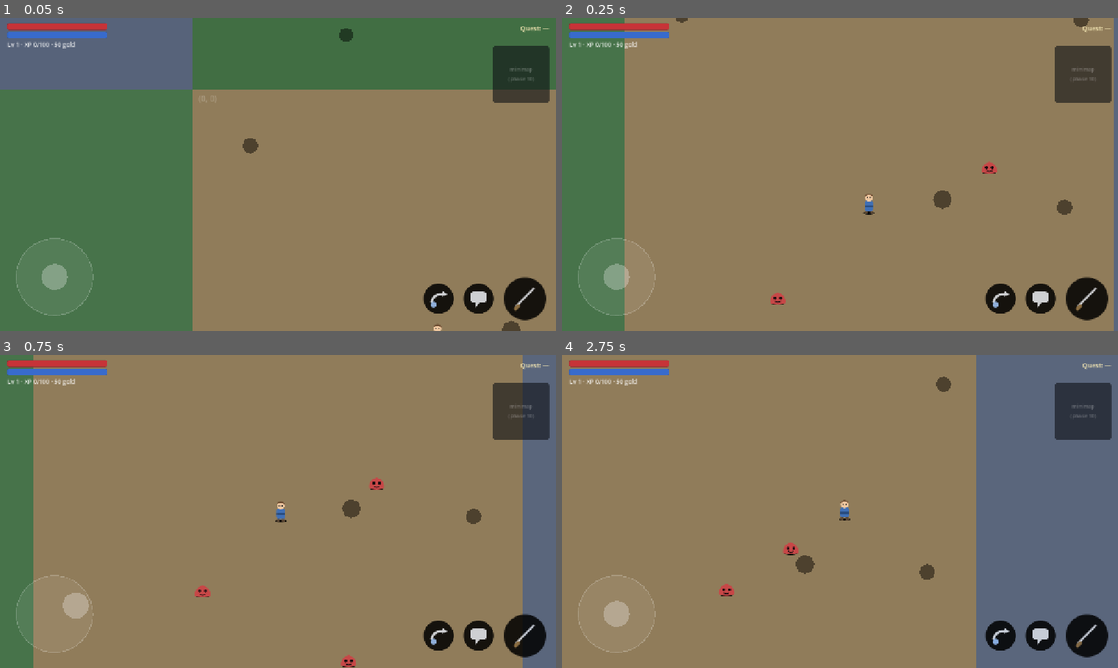
Above: before the commit, frames 1-4 (two rows, left to right).
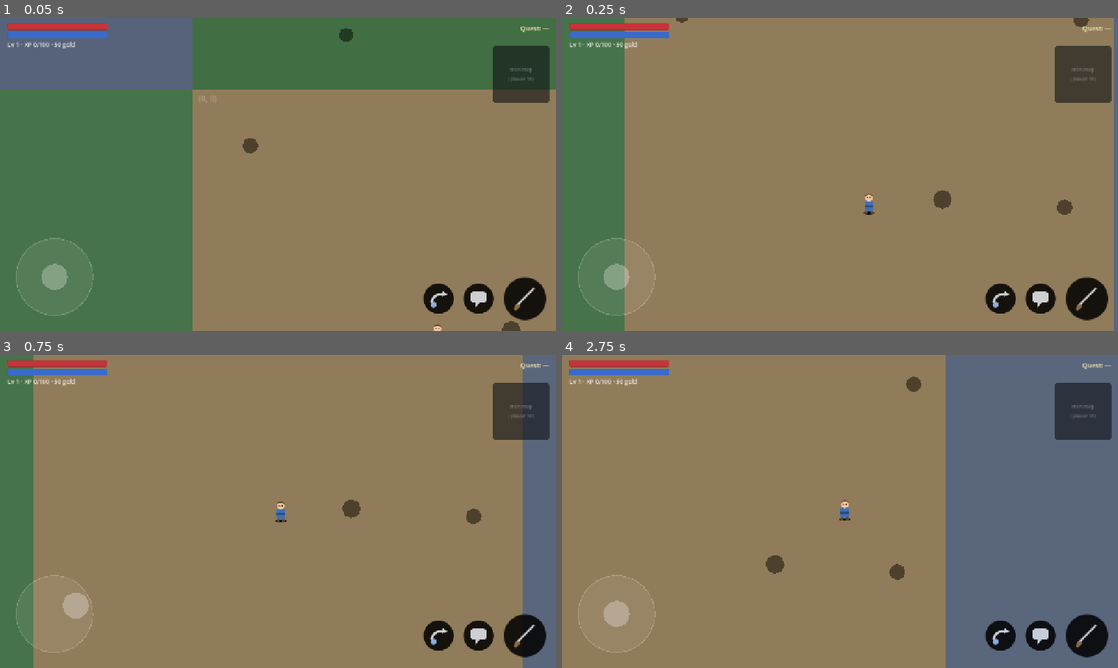
Above: after the commit, the same moments.

Repository: amirrezahadipoor/openworldRpg
Game: Godot game, scene res://scenes/main.tscn
The game is run twice, just before and just after one commit, with the same random seed, the same clock (stepped at 60 frames per second) and the same inputs.
Inputs (mouse positions are in pixels of both pictures, inside the frame that each line leads up to):
- Up to frame 1 (0.05 s): no input
- Up to frame 2 (0.25 s): no input
- Up to frame 3 (0.75 s): drag from (55, 614) to (300, 514) at 0.52 s
- Up to frame 4 (2.75 s): drag from (728, 527) to (856, 505) at 1.27 s; click (1001, 636) at 2.02 s

Frame 1 is identical in both runs. In frame 2, 0.2% of the frame differs, in the area x 37-79%, y 45-92%; in frame 3, 0.3%; in frame 4, 6.4%, in the area x 28-75%, y 0-100%.

Commit message:
feat: data-driven enemy archetypes + pooled projectiles + loot + respawn
- data/enemies.json: 4 archetypes (melee grunt/scout/emberling, ranged
  shaman) with per-archetype stats + drop tables; enemies configure via
  Enemy.setup_archetype() — adding an enemy is a data edit, not code
- Ranged behavior: pooled projectiles (PoolManager prewarms 16)
- ObjectPool reused by EnemySpawner: deaths recycle nodes, each slot
  respawns after 40s
- Loot: gold/item Pickup nodes with bob + player magnet; collected into
  GameState (gold) / inventory (items) with floating text + SFX hook
- ChunkStreamer populates chunks by biome tier (power_scale 1.0/1.6/2.4);
  spawn chunk stays enemy-free
- ItemsDB + EnemyDB autoloads; renamed get_name->item_name (Node clash)
- DECISIONS #15, #16; roadmap Phase 5/6 items ticked

Diff:
--- /dev/null
+++ b/assets/placeholder/gold.svg
@@ -0,0 +1,4 @@
+<svg xmlns="http://www.w3.org/2000/svg" width="16" height="16" viewBox="0 0 16 16">
+  <circle cx="8" cy="8" r="7" fill="#f2c94c" stroke="#b8860b" stroke-width="1.5"/>
+  <circle cx="8" cy="8" r="4" fill="none" stroke="#b8860b" stroke-width="1.2"/>
+</svg>
--- /dev/null
+++ b/assets/placeholder/item_drop.svg
@@ -0,0 +1,4 @@
+<svg xmlns="http://www.w3.org/2000/svg" width="16" height="16" viewBox="0 0 16 16">
+  <path d="M8 1 L14 6 L11.5 15 L4.5 15 L2 6 Z" fill="#8fb7ef" stroke="#33527a" stroke-width="1.2"/>
+  <path d="M8 1 L8 15 M2 6 L14 6" stroke="#33527a" stroke-width="0.8" opacity="0.6"/>
+</svg>
--- /dev/null
+++ b/assets/placeholder/proj.svg
@@ -0,0 +1,4 @@
+<svg xmlns="http://www.w3.org/2000/svg" width="16" height="16" viewBox="0 0 16 16">
+  <ellipse cx="8" cy="8" rx="7" ry="4.5" fill="#ffffff"/>
+  <ellipse cx="9.5" cy="8" rx="3.5" ry="2.2" fill="#ffffff" opacity="0.6"/>
+</svg>
--- /dev/null
+++ b/data/enemies.json
@@ -0,0 +1,59 @@
+{
+  "_comment": "Enemy archetype database (data-driven, not hardcoded). behavior: melee | ranged. drops.gold = [min,max], drops.items = [ [item_id, chance], ... ].",
+  "archetypes": {
+    "grunt": {
+      "display_name": "Slime Grunt",
+      "max_hp": 30.0,
+      "move_speed": 95.0,
+      "contact_damage": 8.0,
+      "chase_radius": 300.0,
+      "attack_radius": 56.0,
+      "attack_cooldown": 1.2,
+      "xp_reward": 18,
+      "body_color": [0.78, 0.28, 0.28],
+      "behavior": "melee",
+      "drops": { "gold": [2, 6], "items": [["health_potion", 0.35]] }
+    },
+    "scout": {
+      "display_name": "Barrens Scout",
+      "max_hp": 20.0,
+      "move_speed": 180.0,
+      "contact_damage": 6.0,
+      "chase_radius": 380.0,
+      "attack_radius": 48.0,
+      "attack_cooldown": 0.9,
+      "xp_reward": 22,
+      "body_color": [0.85, 0.62, 0.2],
+      "behavior": "melee",
+      "drops": { "gold": [3, 8], "items": [["mana_potion", 0.3]] }
+    },
+    "shaman": {
+      "display_name": "Frost Shaman",
+      "max_hp": 26.0,
+      "move_speed": 82.0,
+      "contact_damage": 5.0,
+      "chase_radius": 420.0,
+      "attack_radius": 320.0,
+      "attack_cooldown": 2.0,
+      "xp_reward": 30,
+      "body_color": [0.35, 0.62, 0.85],
+      "behavior": "ranged",
+      "projectile_damage": 10.0,
+      "projectile_speed": 240.0,
+      "drops": { "gold": [4, 10], "items": [["mana_potion", 0.5]] }
+    },
+    "emberling": {
+      "display_name": "Emberling",
+      "max_hp": 14.0,
+      "move_speed": 220.0,
+      "contact_damage": 4.0,
+      "chase_radius": 360.0,
+      "attack_radius": 40.0,
+      "attack_cooldown": 0.7,
+      "xp_reward": 14,
+      "body_color": [0.95, 0.45, 0.2],
+      "behavior": "melee",
+      "drops": { "gold": [1, 4], "items": [["health_potion", 0.2]] }
+    }
+  }
+}
--- a/project.godot
+++ b/project.godot
@@ -16,7 +16,10 @@
 [autoload]
 
 EventBus="*res://scripts/autoload/event_bus.gd"
+ItemsDB="*res://scripts/autoload/items_db.gd"
+EnemyDB="*res://scripts/autoload/enemy_db.gd"
 GameState="*res://scripts/autoload/game_state.gd"
+PoolManager="*res://scripts/autoload/pool_manager.gd"
 SaveSystem="*res://scripts/autoload/save_system.gd"
 AudioManager="*res://scripts/autoload/audio_manager.gd"
 
--- /dev/null
+++ b/scenes/combat/projectile.tscn
@@ -0,0 +1,20 @@
+[gd_scene load_steps=4 format=3]
+
+[ext_resource type="Script" path="res://scripts/combat/projectile.gd" id="1_proj"]
+[ext_resource type="Texture2D" path="res://assets/placeholder/proj.svg" id="2_tex"]
+
+[sub_resource type="CircleShape2D" id="CircleShape2D_proj"]
+radius = 7.0
+
+[node name="Projectile" type="Area2D"]
+collision_layer = 0
+collision_mask = 1
+script = ExtResource("1_proj")
+
+[node name="Sprite" type="Sprite2D" parent="."]
+texture = ExtResource("2_tex")
+
+[node name="Shape" type="CollisionShape2D" parent="."]
+shape = SubResource("CircleShape2D_proj")
+
+[connection signal="body_entered" from="." to="." method="_on_body_entered"]
--- /dev/null
+++ b/scenes/world/pickup.tscn
@@ -0,0 +1,20 @@
+[gd_scene load_steps=4 format=3]
+
+[ext_resource type="Script" path="res://scripts/world/pickup.gd" id="1_pickup"]
+[ext_resource type="Texture2D" path="res://assets/placeholder/gold.svg" id="2_tex"]
+
+[sub_resource type="CircleShape2D" id="CircleShape2D_pickup"]
+radius = 16.0
+
+[node name="Pickup" type="Area2D"]
+collision_layer = 0
+collision_mask = 1
+script = ExtResource("1_pickup")
+
+[node name="Sprite" type="Sprite2D" parent="."]
+texture = ExtResource("2_tex")
+
+[node name="Shape" type="CollisionShape2D" parent="."]
+shape = SubResource("CircleShape2D_pickup")
+
+[connection signal="body_entered" from="." to="." method="_on_body_entered"]
--- /dev/null
+++ b/scripts/autoload/enemy_db.gd
@@ -0,0 +1,35 @@
+extends Node
+## EnemyDB — loads data/enemies.json; archetype lookup for spawners/enemies.
+
+var archetypes: Dictionary = {}
+
+
+func _ready() -> void:
+	var path := "res://data/enemies.json"
+	if not FileAccess.file_exists(path):
+		push_error("EnemyDB: data/enemies.json missing")
+		return
+	var f := FileAccess.open(path, FileAccess.READ)
+	var parsed: Variant = JSON.parse_string(f.get_as_text())
+	f.close()
+	if typeof(parsed) == TYPE_DICTIONARY:
+		archetypes = (parsed as Dictionary).get("archetypes", {})
+
+
+func get_archetype(id: String) -> Dictionary:
+	return archetypes.get(id, {})
+
+
+func roll_drops(id: String) -> Dictionary:
+	## Returns {"gold": int, "items": [item_id, ...]} rolled from drop tables.
+	var cfg: Dictionary = get_archetype(id)
+	var drops: Dictionary = cfg.get("drops", {})
+	var out := {"gold": 0, "items": []}
+	var gold_range: Array = drops.get("gold", [0, 0])
+	if gold_range.size() == 2:
+		out["gold"] = randi_range(int(gold_range[0]), int(gold_range[1]))
+	for entry in drops.get("items", []):
+		if entry is Array and entry.size() == 2:
+			if randf() < float(entry[1]):
+				(out["items"] as Array).append(entry[0])
+	return out
--- /dev/null
+++ b/scripts/autoload/items_db.gd
@@ -0,0 +1,45 @@
+extends Node
+## ItemsDB — loads data/items.json once; single source of truth for every
+## system that touches items (inventory, loot, shop, equipment).
+
+var items: Dictionary = {}
+
+
+func _ready() -> void:
+	var path := "res://data/items.json"
+	if not FileAccess.file_exists(path):
+		push_error("ItemsDB: data/items.json missing")
+		return
+	var f := FileAccess.open(path, FileAccess.READ)
+	var parsed: Variant = JSON.parse_string(f.get_as_text())
+	f.close()
+	if typeof(parsed) == TYPE_DICTIONARY:
+		items = (parsed as Dictionary).get("items", {})
+
+
+func get_item(id: String) -> Dictionary:
+	return items.get(id, {})
+
+
+func item_name(id: String) -> String:
+	return String(get_item(id).get("name", id))
+
+
+func get_type(id: String) -> String:
+	return String(get_item(id).get("type", ""))
+
+
+func get_slot(id: String) -> String:
+	return String(get_item(id).get("slot", ""))
+
+
+func stack_size(id: String) -> int:
+	return int(get_item(id).get("stack", 1))
+
+
+func get_value(id: String) -> int:
+	return int(get_item(id).get("value", 0))
+
+
+func get_desc(id: String) -> String:
+	return String(get_item(id).get("desc", ""))
--- /dev/null
+++ b/scripts/autoload/pool_manager.gd
@@ -0,0 +1,23 @@
+extends Node
+## PoolManager — shared pools for high-frequency objects (projectiles).
+
+const PROJECTILE_SCENE := "res://scenes/combat/projectile.tscn"
+const PROJECTILE_PREWARM := 16
+
+var _projectiles: ObjectPool
+
+
+func _ready() -> void:
+	var holder := Node2D.new()
+	holder.name = "Projectiles"
+	add_child(holder)
+	_projectiles = ObjectPool.new(load(PROJECTILE_SCENE), holder, PROJECTILE_PREWARM)
+
+
+func spawn_projectile(pos: Vector2, dir: Vector2, damage: float, speed: float, color: Color) -> void:
+	var p: Projectile = _projectiles.acquire()
+	p.launch(pos, dir, damage, speed, color)
+
+
+func release_projectile(p: Projectile) -> void:
+	_projectiles.release(p)
--- /dev/null
+++ b/scripts/combat/projectile.gd
@@ -0,0 +1,42 @@
+class_name Projectile
+extends Area2D
+## Enemy projectile. Pooled via PoolManager — never queue_free() directly.
+
+var velocity := Vector2.ZERO
+var damage := 8.0
+var lifetime := 0.0
+
+const MAX_LIFETIME := 3.5
+
+
+func launch(pos: Vector2, dir: Vector2, dmg: float, speed: float, color: Color) -> void:
+	global_position = pos
+	velocity = dir.normalized() * speed
+	damage = dmg
+	lifetime = MAX_LIFETIME
+	rotation = velocity.angle()
+	$Sprite.modulate = color
+	monitoring = true
+
+
+func _physics_process(delta: float) -> void:
+	lifetime -= delta
+	if lifetime <= 0.0:
+		PoolManager.release_projectile(self)
+		return
+	global_position += velocity * delta
+
+
+func _on_body_entered(body: Node2D) -> void:
+	if body.is_in_group("player") and body.has_method("take_hit"):
+		body.take_hit(damage, velocity.normalized())
+		PoolManager.release_projectile(self)
+
+
+func on_pool_acquire() -> void:
+	monitoring = true
+
+
+func on_pool_release() -> void:
+	monitoring = false
+	velocity = Vector2.ZERO
--- a/scripts/enemies/enemy.gd
+++ b/scripts/enemies/enemy.gd
@@ -1,28 +1,39 @@
 class_name Enemy
 extends CharacterBody2D
-## Base enemy: full FSM (idle / patrol / chase / attack / flee), telegraphed
-## attacks, hurtbox in group "hurtbox" (hit by the player's attack area),
-## XP reward + EventBus notifications on hurt/death.
+## Enemy — data-driven from data/enemies.json archetypes (EnemyDB).
+## FSM: idle / patrol / chase / attack / flee. Telegraphed attacks (gold
+## pulse wind-up). melee = contact lunge; ranged = pooled projectile.
+## On death: XP + loot drops (gold/items), then recycled into the spawner's
+## ObjectPool (no queue_free) for respawn reuse.
 
 enum State { IDLE, PATROL, CHASE, ATTACK, FLEE, DEAD }
 
-@export var max_hp := 30.0
-@export var move_speed := 95.0
-@export var contact_damage := 8.0
-@export var chase_radius := 300.0
-@export var attack_radius := 56.0
-@export var xp_reward := 18
-@export var body_color := Color(0.78, 0.28, 0.28)
+signal recycled(enemy: Enemy)
 
 const TELEGRAPH_TIME := 0.45
 const FLEE_TIME := 1.6
 const FLEE_THRESHOLD := 0.25
 
-var hp: float
+var archetype := "grunt"
+
+var hp := 30.0
+var max_hp := 30.0
+var move_speed := 95.0
+var contact_damage := 8.0
+var chase_radius := 300.0
+var attack_radius := 56.0
+var attack_cooldown := 1.2
+var xp_reward := 18
+var behavior := "melee"
+var projectile_damage := 0.0
+var projectile_speed := 240.0
+var body_color := Color(0.78, 0.28, 0.28)
+
 var state: State = State.IDLE
 
 var _player: Player
 var _state_time := 0.0
+var _attack_cd := 0.0
 var _patrol_target := Vector2.ZERO
 var _origin := Vector2.ZERO
 
@@ -30,9 +41,6 @@
 
 
 func _ready() -> void:
-	hp = max_hp
-	_origin = global_position
-	sprite.modulate = body_color
 	add_to_group("enemies")
 
 
@@ -40,6 +48,7 @@
 	if state == State.DEAD:
 		return
 	_state_time += delta
+	_attack_cd = maxf(_attack_cd - delta, 0.0)
 	_player = _find_player()
 
 	var to_player := (_player.global_position - global_position) if _player else Vector2.ZERO
@@ -66,23 +75,33 @@
 		State.CHASE:
 			if _player == null:
 				_change_state(State.IDLE)
-			elif dist < attack_radius:
+			elif dist < attack_radius and _attack_cd <= 0.0:
 				_change_state(State.ATTACK)
 			elif dist > chase_radius * 1.6:
 				_change_state(State.IDLE)
 			else:
-				velocity = velocity.move_toward(to_player.normalized() * move_speed, 700.0 * delta)
+				var desired := move_speed
+				if behavior == "ranged" and dist < attack_radius * 0.5:
+					desired = -move_speed * 0.7  # keep distance while casting
+				velocity = velocity.move_toward(to_player.normalized() * desired, 700.0 * delta)
 
 		State.ATTACK:
 			velocity = velocity.move_toward(Vector2.ZERO, 900.0 * delta)
-			# Telegraph: pulse red while winding up so the player can dodge.
 			var pulse := 0.5 + 0.5 * sin(_state_time * 24.0)
 			sprite.modulate = body_color.lerp(Color(1.0, 0.85, 0.2), pulse)
 			if _state_time >= TELEGRAPH_TIME:
 				sprite.modulate = body_color
-				if _player and dist < attack_radius + 18.0:
-					_player.take_hit(contact_damage, to_player.normalized())
-				_change_state(State.IDLE)
+				_attack_cd = attack_cooldown
+				if _player:
+					if behavior == "ranged":
+						PoolManager.spawn_projectile(
+							global_position, to_player.normalized(),
+							projectile_damage, projectile_speed, body_color.lightened(0.2)
+						)
+						AudioManager.play_sfx("enemy_cast")
+					elif dist < attack_radius + 18.0:
+						_player.take_hit(contact_damage, to_player.normalized())
+				_change_state(State.CHASE)
 
 		State.FLEE:
 			if _player:
@@ -93,6 +112,41 @@
 	move_and_slide()
 
 
+func setup_archetype(id: String, power_scale: float = 1.0) -> void:
+	## (Re)configure from EnemyDB — used on spawn AND on pool reuse.
+	archetype = id
+	var cfg := EnemyDB.get_archetype(id)
+	if cfg.is_empty():
+		push_error("Enemy: unknown archetype '%s'" % id)
+	max_hp = float(cfg.get("max_hp", 30.0)) * power_scale
+	move_speed = float(cfg.get("move_speed", 95.0))
+	contact_damage = float(cfg.get("contact_damage", 8.0)) * power_scale
+	chase_radius = float(cfg.get("chase_radius", 300.0))
+	attack_radius = float(cfg.get("attack_radius", 56.0))
+	attack_cooldown = float(cfg.get("attack_cooldown", 1.2))
+	xp_reward = int(int(cfg.get("xp_reward", 18)) * power_scale)
+	behavior = String(cfg.get("behavior", "melee"))
+	projectile_damage = float(cfg.get("projectile_damage", 0.0)) * power_scale
+	projectile_speed = float(cfg.get("projectile_speed", 240.0))
+	var c: Array = cfg.get("body_color", [0.78, 0.28, 0.28])
+	body_color = Color(float(c[0]), float(c[1]), float(c[2]))
+
+	hp = max_hp
+	state = State.IDLE
+	_state_time = 0.0
+	_attack_cd = 0.0
+	velocity = Vector2.ZERO
+	_origin = global_position
+	sprite.modulate = body_color
+	modulate.a = 1.0
+	scale = Vector2.ONE
+	show()
+	set_physics_process(true)
+	for child in get_children():
+		if child is CollisionShape2D:
+			child.set_deferred("disabled", false)
+
+
 func _change_state(s: State) -> void:
 	state = s
 	_state_time = 0.0
@@ -113,7 +167,7 @@
 	if state == State.DEAD:
 		return
 	hp -= amount
-	velocity += dir * 160.0  # knockback
+	velocity += dir * 160.0
 	sprite.modulate = Color(1.5, 1.5, 1.5)
 	var tw := create_tween()
 	tw.tween_property(sprite, "modulate", body_color, 0.18)
@@ -126,13 +180,39 @@
 
 func _die() -> void:
 	_change_state(State.DEAD)
-	EventBus.enemy_died.emit(self)
-	GameState.add_xp(xp_reward)
 	set_physics_process(false)
 	for child in get_children():
 		if child is CollisionShape2D:
 			child.set_deferred("disabled", true)
+	_drop_loot()
+	EventBus.enemy_died.emit(self)
+	GameState.add_xp(xp_reward)
 	var tw := create_tween()
 	tw.tween_property(self, "scale", Vector2(0.1, 0.1), 0.3)
 	tw.parallel().tween_property(self, "modulate:a", 0.0, 0.3)
-	tw.tween_callback(queue_free)
+	tw.tween_callback(func() -> void: recycled.emit(self))
+
+
+func _drop_loot() -> void:
+	var drops := EnemyDB.roll_drops(archetype)
+	var host := get_parent()
+	if host == null:
+		return
+	var scene: PackedScene = load("res://scenes/world/pickup.tscn")
+	var gold: int = drops["gold"]
+	if gold > 0:
+		var g: Pickup = scene.instantiate()
+		host.add_child(g)
+		g.global_position = global_position + Vector2(randf_range(-12.0, 12.0), randf_range(-12.0, 12.0))
+		g.setup_gold(gold)
+	for item_id in drops["items"]:
+		var p: Pickup = scene.instantiate()
+		host.add_child(p)
+		p.global_position = global_position + Vector2(randf_range(-16.0, 16.0), randf_range(-16.0, 16.0))
+		p.setup_item(String(item_id))
+
+
+func on_pool_release() -> void:
+	state = State.DEAD
+	set_physics_process(false)
+	hide()
--- /dev/null
+++ b/scripts/enemies/enemy_spawner.gd
@@ -0,0 +1,48 @@
+class_name EnemySpawner
+extends Node2D
+## Spawns `count` enemies of one archetype around itself and respawns each
+## slot RESPAWN_TIME seconds after death, reusing pooled enemy nodes.
+
+const ENEMY_SCENE := "res://scenes/enemies/enemy.tscn"
+const RESPAWN_TIME := 40.0
+
+var archetype := "grunt"
+var count := 2
+var spread := 180.0
+var power_scale := 1.0
+
+var _pool: ObjectPool
+var _slots: Array = []
+
+
+func _ready() -> void:
+	_pool = ObjectPool.new(load(ENEMY_SCENE), self, 0)
+	var rng := RandomNumberGenerator.new()
+	rng.randomize()
+	for i in count:
+		_slots.append(Vector2(rng.randf_range(-spread, spread), rng.randf_range(-spread, spread)))
+	call_deferred("_spawn_all")
+
+
+func _spawn_all() -> void:
+	for i in _slots.size():
+		_spawn_at(i)
+
+
+func _spawn_at(slot_idx: int) -> void:
+	if not is_inside_tree():
+		return
+	var e: Enemy = _pool.acquire()
+	e.global_position = global_position + _slots[slot_idx]
+	e.setup_archetype(archetype, power_scale)
+	e.set_meta("slot", slot_idx)
+	if not e.recycled.is_connected(_on_enemy_recycled):
+		e.recycled.connect(_on_enemy_recycled)
+
+
+func _on_enemy_recycled(e: Enemy) -> void:
+	var slot := int(e.get_meta("slot", 0))
+	_pool.release(e)
+	await get_tree().create_timer(RESPAWN_TIME).timeout
+	if is_inside_tree():
+		_spawn_at(slot)
--- a/scripts/main.gd
+++ b/scripts/main.gd
@@ -13,7 +13,6 @@
 func _ready() -> void:
 	_build_world()
 	_build_player()
-	_build_enemies()
 	_build_camera()
 	_build_ui()
 
@@ -42,17 +41,6 @@
 	add_child(player)
 	player.global_position = SPAWN_POINT
 	streamer.set_target(player)
-
-
-func _build_enemies() -> void:
-	# Temporary combat sandbox around spawn until chunk spawning lands.
-	var scene: PackedScene = load("res://scenes/enemies/enemy.tscn")
-	var spots := [Vector2(780, 430), Vector2(310, 720), Vector2(660, 820)]
-	for s in spots:
-		var e: Enemy = scene.instantiate()
-		e.name = "Enemy_%s" % str(s)
-		add_child(e)
-		e.global_position = s
 
 
 func _build_camera() -> void:
--- /dev/null
+++ b/scripts/util/object_pool.gd
@@ -0,0 +1,47 @@
+class_name ObjectPool
+extends RefCounted
+## Generic scene-node pool (Roadmap Phase 5: pooling for projectiles/enemies).
+## Pooled nodes implement optional hooks:
+##   on_pool_acquire() / on_pool_release()
+
+var _scene: PackedScene
+var _parent: Node
+var _free: Array = []
+
+
+func _init(scene: PackedScene, parent: Node, prewarm: int = 0) -> void:
+	_scene = scene
+	_parent = parent
+	for i in prewarm:
+		var n: Node = _scene.instantiate()
+		_parent.add_child(n)
+		_deactivate(n)
+		_free.append(n)
+
+
+func acquire() -> Node:
+	var n: Node
+	if _free.size() > 0:
+		n = _free.pop_back()
+	else:
+		n = _scene.instantiate()
+		_parent.add_child(n)
+	n.visible = true
+	n.set_physics_process(true)
+	if n.has_method("on_pool_acquire"):
+		n.call("on_pool_acquire")
+	return n
+
+
+func release(n: Node) -> void:
+	if n == null or not is_instance_valid(n):
+		return
+	_deactivate(n)
+	_free.append(n)
+
+
+func _deactivate(n: Node) -> void:
+	n.set_physics_process(false)
+	n.visible = false
+	if n.has_method("on_pool_release"):
+		n.call("on_pool_release")
--- a/scripts/world/chunk_streamer.gd
+++ b/scripts/world/chunk_streamer.gd
@@ -99,7 +99,38 @@
 	tag.position = Vector2(12, 8)
 	tag.add_theme_color_override("font_color", Color(1, 1, 1, 0.25))
 	root.add_child(tag)
+
+	# Enemy spawners (skip the spawn chunk so the starting area is safe).
+	if key != Vector2i.ZERO:
+		_populate_enemies(root, rng, biome)
 	return root
+
+
+func _populate_enemies(root: Node2D, rng: RandomNumberGenerator, biome: int) -> void:
+	## Biome tiering: harder archetypes + power_scale the deeper you go
+	## (difficulty curve — DECISIONS.md #7).
+	var table: Array
+	var power := 1.0
+	match biome:
+		0:
+			table = ["grunt", "emberling"]
+			power = 1.0
+		1:
+			table = ["scout", "grunt"]
+			power = 1.6
+		_:
+			table = ["shaman", "scout"]
+			power = 2.4
+	for i in rng.randi_range(1, 2):
+		var spawner := EnemySpawner.new()
+		spawner.archetype = table[rng.randi_range(0, table.size() - 1)]
+		spawner.count = rng.randi_range(1, 2)
+		spawner.power_scale = power
+		spawner.position = Vector2(
+			rng.randf_range(128.0, CHUNK_SIZE - 128.0),
+			rng.randf_range(128.0, CHUNK_SIZE - 128.0)
+		)
+		root.add_child(spawner)
 
 
 func _circle_polygon(radius: float, sides: int = 8) -> PackedVector2Array:
--- /dev/null
+++ b/scripts/world/pickup.gd
@@ -0,0 +1,68 @@
+class_name Pickup
+extends Area2D
+## Loot pickup: gold or item. Bobs, magnetizes to the player when close,
+## collects on contact (gold -> GameState.add_gold, item -> inventory).
+
+enum Kind { GOLD, ITEM }
+
+var kind: Kind = Kind.GOLD
+var amount := 1
+var item_id := ""
+
+const MAGNET_RADIUS := 90.0
+const MAGNET_SPEED := 320.0
+
+var _bob_t := 0.0
+
+@onready var sprite: Sprite2D = $Sprite
+
+
+func setup_gold(value: int) -> void:
+	kind = Kind.GOLD
+	amount = value
+	_apply_texture()
+
+
+func setup_item(id: String, qty: int = 1) -> void:
+	kind = Kind.ITEM
+	item_id = id
+	amount = qty
+	_apply_texture()
+
+
+func _apply_texture() -> void:
+	if sprite == null:
+		return
+	if kind == Kind.GOLD:
+		sprite.texture = load("res://assets/placeholder/gold.svg")
+	else:
+		sprite.texture = load("res://assets/placeholder/item_drop.svg")
+
+
+func _ready() -> void:
+	_apply_texture()
+
+
+func _physics_process(delta: float) -> void:
+	_bob_t += delta
+	sprite.offset.y = sin(_bob_t * 3.0) * 3.0
+	var player: Node2D = get_tree().get_first_node_in_group("player")
+	if player == null:
+		return
+	var to_player := player.global_position - global_position
+	if to_player.length() < MAGNET_RADIUS:
+		global_position += to_player.normalized() * MAGNET_SPEED * delta
+
+
+func _on_body_entered(body: Node2D) -> void:
+	if not body.is_in_group("player"):
+		return
+	if kind == Kind.GOLD:
+		GameState.add_gold(amount)
+		DamageNumber.spawn(get_parent(), global_position + Vector2(0, -14), "%d gold" % amount, Color(1.0, 0.85, 0.3))
+	else:
+		GameState.add_item(item_id, amount)
+		EventBus.item_picked_up.emit(item_id, amount)
+		DamageNumber.spawn(get_parent(), global_position + Vector2(0, -14), "+%s" % ItemsDB.item_name(item_id), Color(0.6, 0.85, 1.0))
+	AudioManager.play_sfx("pickup")
+	queue_free()
Not shown, added: assets/placeholder/gold.svg.import
Not shown, added: assets/placeholder/item_drop.svg.import
Not shown, added: assets/placeholder/proj.svg.import
Not shown, added: scripts/autoload/enemy_db.gd.uid
Not shown, added: scripts/autoload/items_db.gd.uid
Not shown, added: scripts/autoload/pool_manager.gd.uid
Not shown, added: scripts/combat/projectile.gd.uid
Not shown, added: scripts/enemies/enemy_spawner.gd.uid
Not shown, added: scripts/util/object_pool.gd.uid
Not shown, added: scripts/world/pickup.gd.uid
Not shown, changed: DECISIONS.md
Not shown, changed: ROADMAP.md
